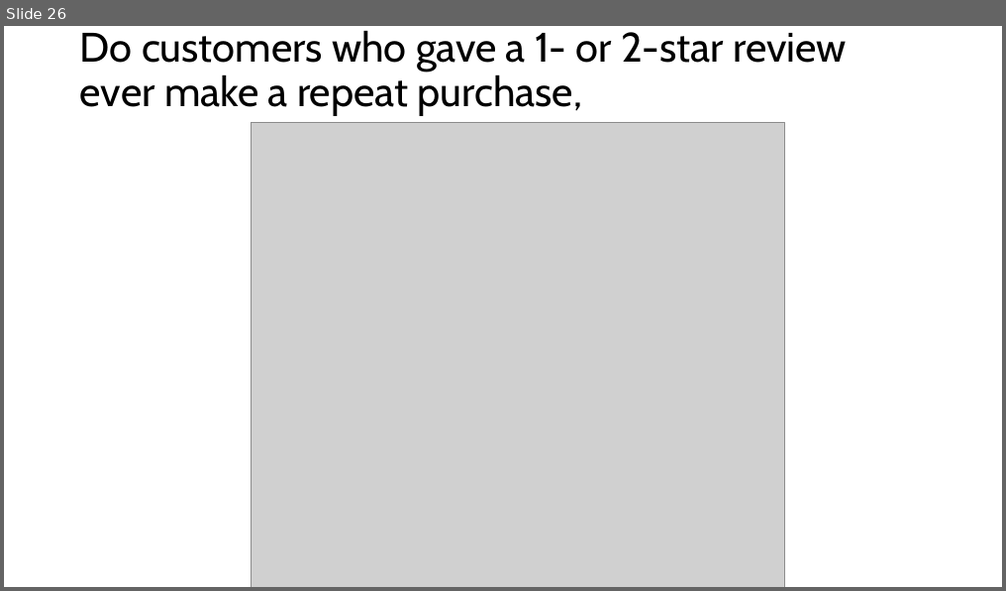
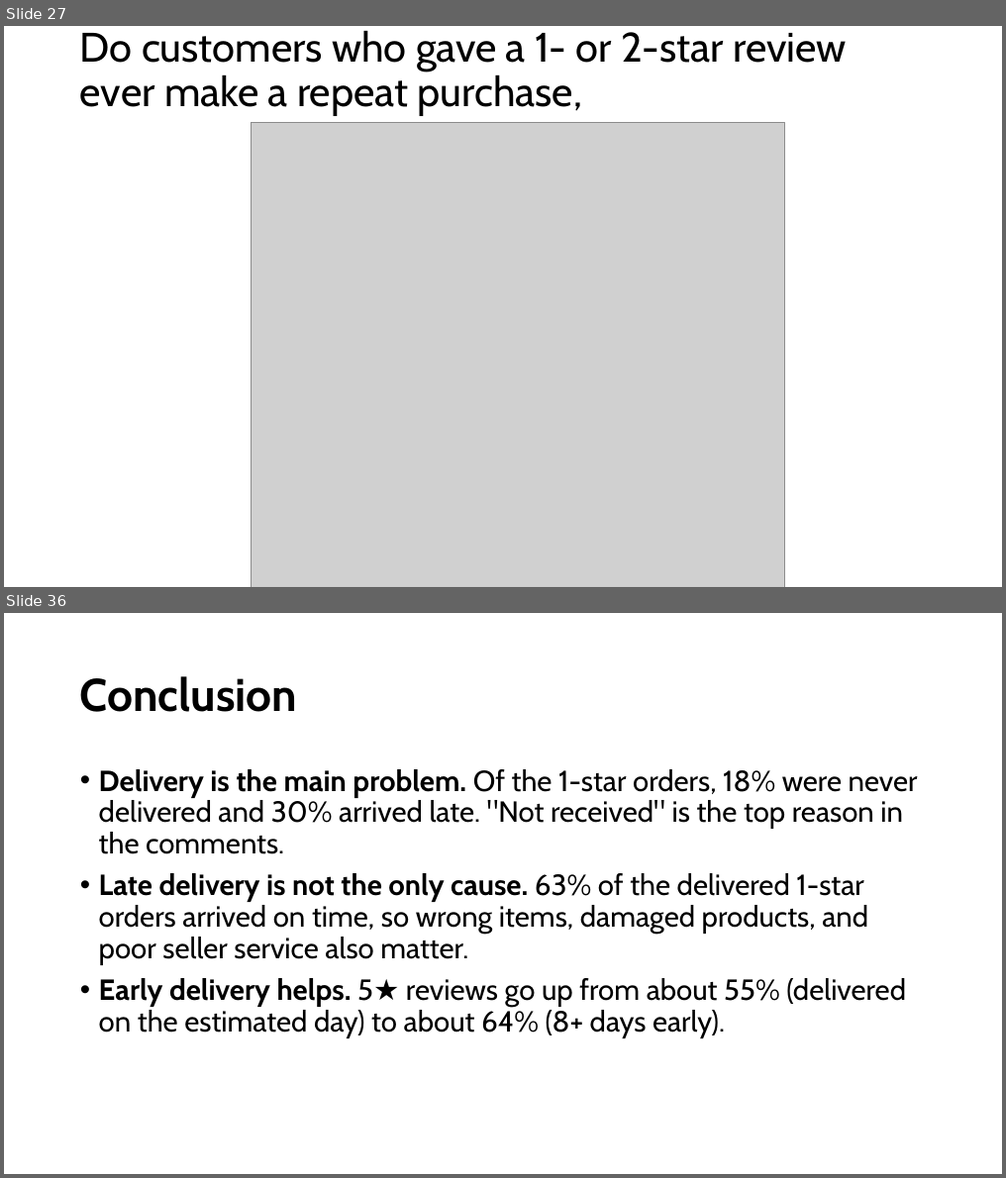
Before and after one commit to Sired1m/data_sprint_olist_G1, a slide deck: Olist Project updated.pptx. Shown one above the other, each under a label of ours: slide 26 before the commit, slides 27 and 36 after it; the slides between them are not shown. The pictures are 1006x591 and 1006x1178 pixels, drawn with LibreOffice and Linux fonts; fonts in the diff are those of the drawing; grey boxes stand for pictures. Boxes give left, top, right and bottom in pixels: in the first picture for what was removed or moved away, otherwise in the second. Text is boxed around its words. In the diff, an @@ line names an element or a change of style, - is before the commit and + after.

```diff
--- a/Olist Project updated.pptx
+++ b/Olist Project updated.pptx
@@ slide 36 added at bbox=[4, 613, 1002, 1174], background #FFFFFF @@
@@ title added at bbox=[80, 676, 297, 712], 44 pt, text #000000, bold @@
+Conclusion
@@ text added at bbox=[99, 769, 918, 1039], 28 pt, text #000000 @@
+• Delivery is the main problem. Of the 1-star orders, 18% were never delivered and 30% arrived late. "Not received" is the top reason in the comments.
+• Late delivery is not the only cause. 63% of the delivered 1-star orders arrived on time, so wrong items, damaged products, and poor seller service also matter.
+• Early delivery helps. 5★ reviews go up from about 55% (delivered on the estimated day) to about 64% (8+ days early).
@@ what was slide 26 is now slide 27 @@
```
Also in this commit, not shown: 2 slides changed, 9 other slides added, 1 other file.
